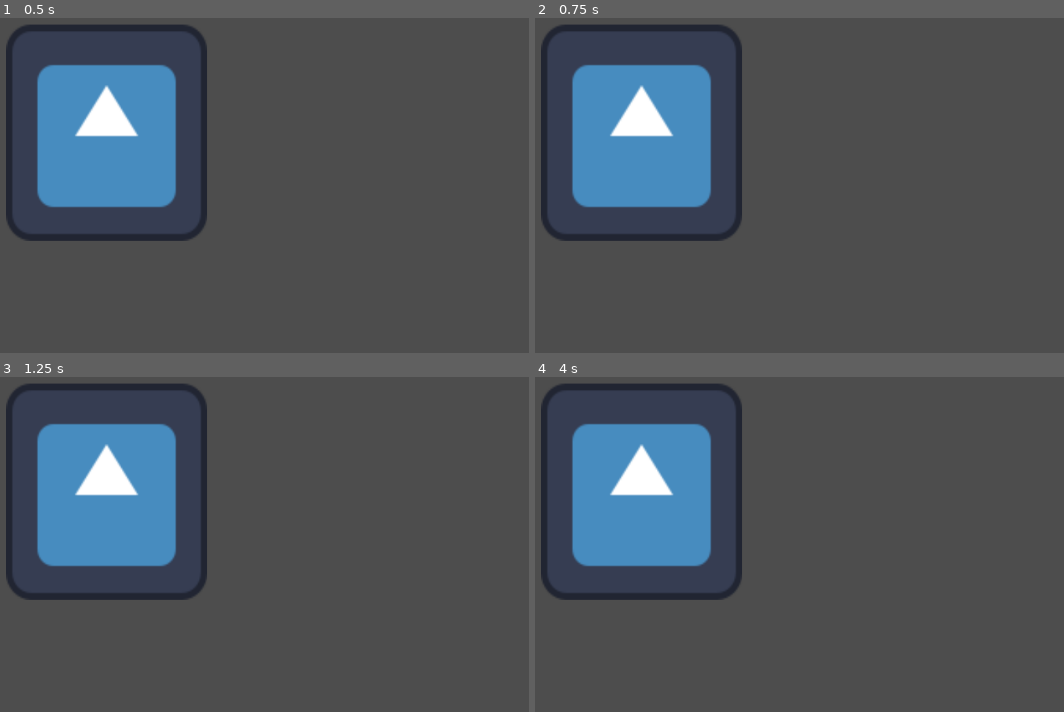
Above: before the commit, frames 1-4 (two rows, left to right).
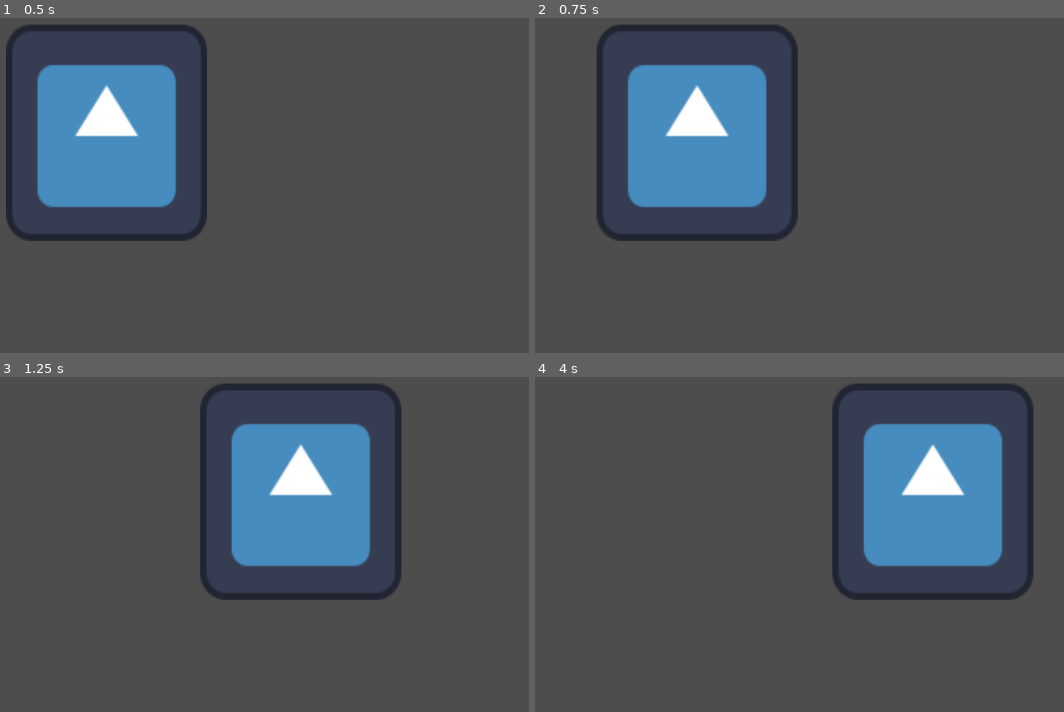
Above: after the commit, the same moments.

Repository: dtrvanwilder/needle-project
Game: Godot game, scene res://main.tscn
The game is run twice, just before and just after one commit, with the same random seed, the same clock (stepped at 60 frames per second) and the same inputs. Before the commit the project has no main scene; this scene is started directly in both runs. The engine's default icon, where the game draws it, is replaced by a stand-in: a white triangle on a blue panel in a dark square.
Inputs:
- Up to frame 1 (0.5 s): no input
- Up to frame 2 (0.75 s): tap Enter at 0.5 s; hold Right (ui_right) from 0.53 s (still down)
- Up to frame 3 (1.25 s): keep holding Right (ui_right)
- Up to frame 4 (4 s): release Right (ui_right) at 1.28 s; hold Down (ui_down) 1.28-2.03 s; hold Right (ui_right) 2.03-2.78 s; hold Up (ui_up) 2.78-3.53 s; hold Left (ui_left) from 3.53 s (still down)

Frame 1 is identical in both runs. In frame 2, 14% of the frame differs, in the area x 1-50%, y 2-67%; in frame 3, 27%; in frame 4, 29%, in the area x 1-95%, y 2-67%.

Commit message:
feat: level 1 - added player movement script

Diff:
--- a/main.tscn
+++ b/main.tscn
@@ -1,6 +1,7 @@
 [gd_scene format=3 uid="uid://isbqix0yj8lg"]
 
 [ext_resource type="Texture2D" uid="uid://c6s6h7h2lh8jc" path="res://icon.svg" id="1_ig7tw"]
+[ext_resource type="Script" uid="uid://dquxakoydh75x" path="res://player.gd" id="2_0xm2m"]
 
 [node name="Node2D" type="Node2D" unique_id=1420968541]
 
@@ -8,3 +9,4 @@
 position = Vector2(543, 330)
 scale = Vector2(2.265625, 2.4375)
 texture = ExtResource("1_ig7tw")
+script = ExtResource("2_0xm2m")
--- /dev/null
+++ b/player.gd
@@ -0,0 +1,17 @@
+extends Sprite2D
+
+var speed = 400 # How fast the player moves (pixels/sec)
+
+func _process(delta):
+	var velocity = Vector2.ZERO # The player's movement vector.
+
+	if Input.is_action_pressed("ui_right"):
+		velocity.x += 1
+	if Input.is_action_pressed("ui_left"):
+		velocity.x -= 1
+	if Input.is_action_pressed("ui_down"):
+		velocity.y += 1
+	if Input.is_action_pressed("ui_up"):
+		velocity.y -= 1
+
+	position += velocity.normalized() * speed * delta
--- a/project.godot
+++ b/project.godot
@@ -11,6 +11,7 @@
 [application]
 
 config/name="Needle_Project"
+run/main_scene="uid://isbqix0yj8lg"
 config/features=PackedStringArray("4.6", "Forward Plus")
 config/icon="res://icon.svg"
 
Not shown, added: player.gd.uid
Not shown, added: GAME-OPS-SYSTEM-STATE
